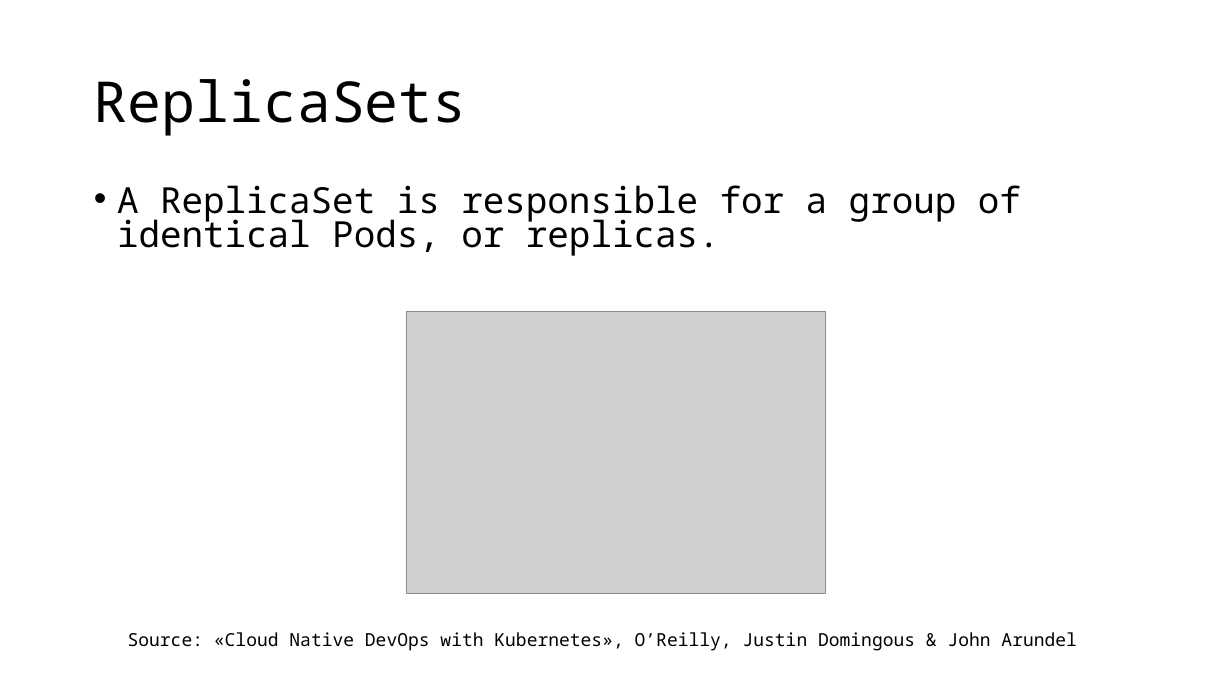
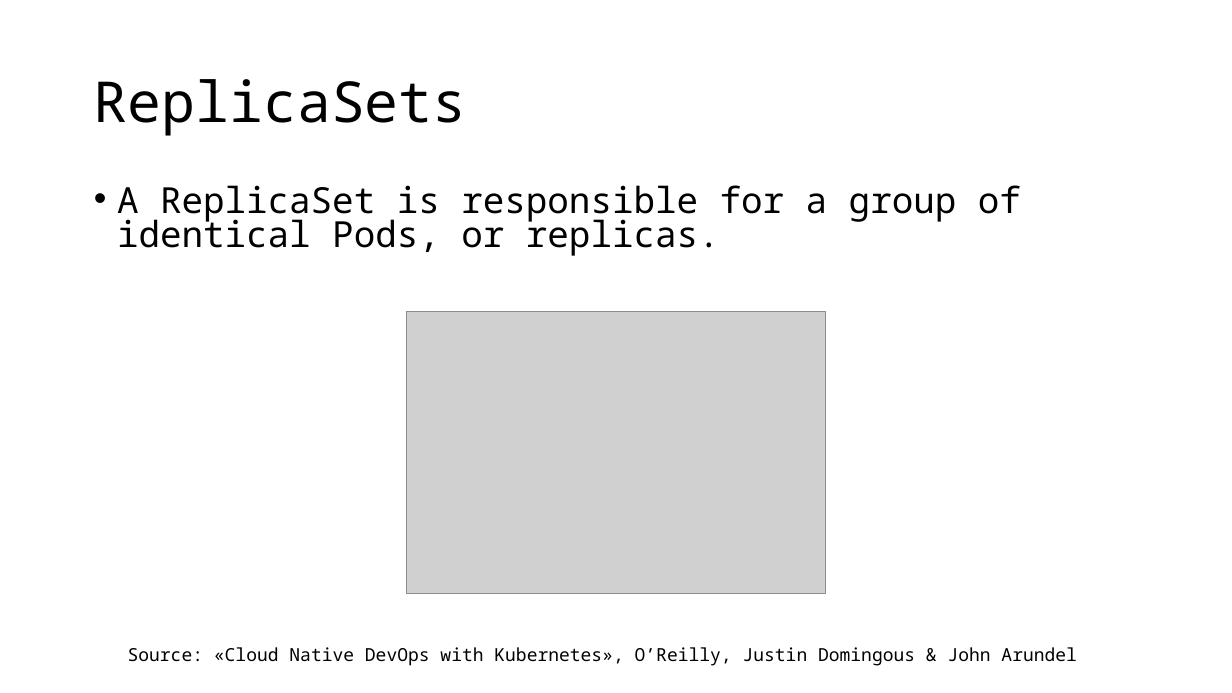
Before and after one commit to leonardopoggiani/Live-migration-Kubernetes-pods, a slide deck: slide 21 of presentazione_tesi.pptx (slide 20 before the commit). Drawn at 1232x693 pixels with LibreOffice and Linux fonts; fonts in the diff are those of the drawing; grey boxes stand for pictures. Boxes give left, top, right and bottom in pixels: in the first picture for what was removed or moved away, otherwise in the second. Text is boxed around its words. In the diff, an @@ line names an element or a change of style, - is before the commit and + after.

```diff
--- a/presentazione_tesi.pptx
+++ b/presentazione_tesi.pptx
@@ text "Source: «Cloud Native DevOps with ...": place and size @@
-text "Source: «Cloud Native DevOps with ..." at box(128, 632, 1077, 651)
+text "Source: «Cloud Native DevOps with ..." at box(128, 647, 1077, 666)
```
Also in this commit, not shown: 11 other slides changed, 37 slides added, 3 slides removed, 1 other file.
